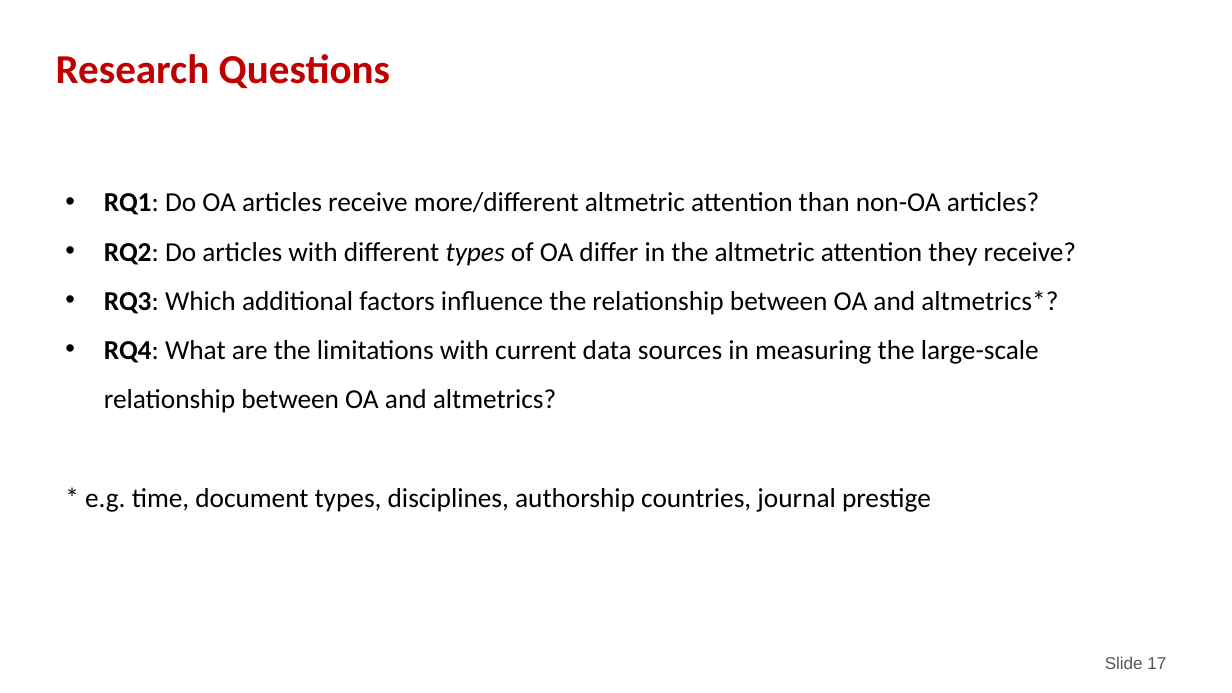
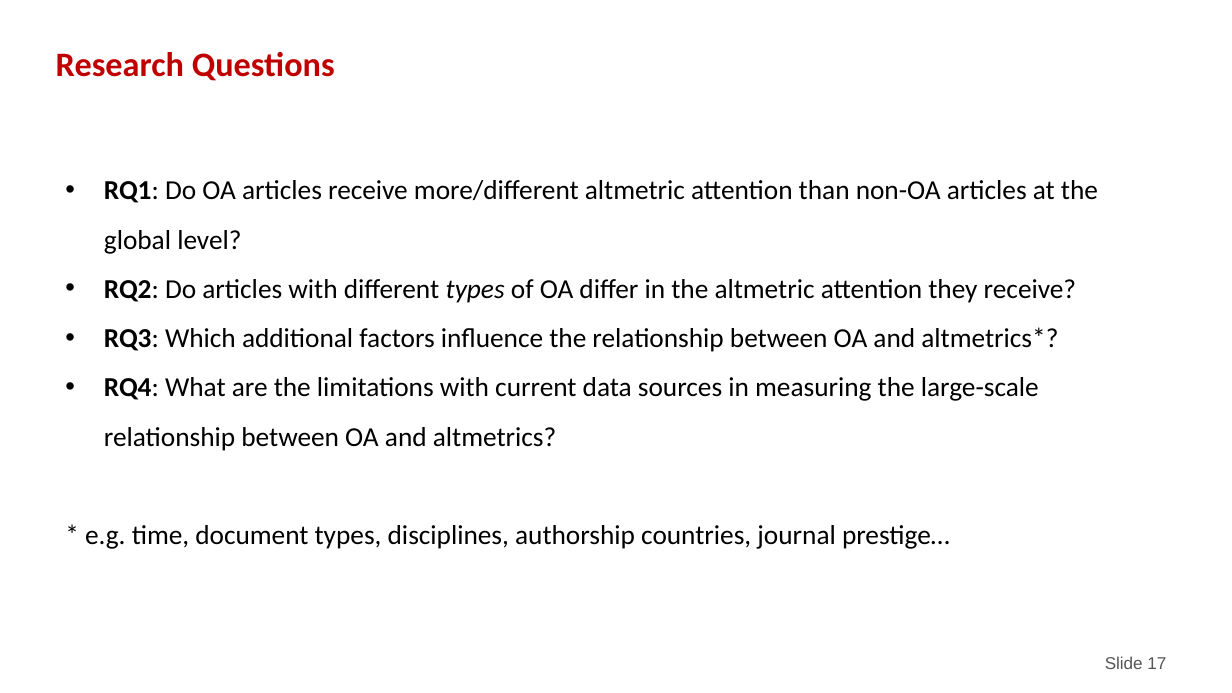
Before and after one commit to nicholasmfraser/oa_altmetrics_cwts, a slide deck: slide 17 of outputs/presentations/CWTS Seminar.pptx. Drawn at 1232x693 pixels with LibreOffice and Linux fonts; fonts in the diff are those of the drawing; background and template pictures are left out. Boxes give left, top, right and bottom in pixels: in the first picture for what was removed or moved away, otherwise in the second. Text is boxed around its words. In the diff, an @@ line names an element or a change of style, - is before the commit and + after.

```diff
--- a/outputs/presentations/CWTS Seminar.pptx
+++ b/outputs/presentations/CWTS Seminar.pptx
@@ text "Research Questions" at [56,52,335,81]: size 24 to 20 pt @@
@@ text "RQ1: Do OA articles receive ...": place and size @@
-text "RQ1: Do OA articles receive ..." at [85,192,1076,512]
+text "RQ1: Do OA articles receive ..." at [85,180,1098,549]
@@ text at [104,180,1098,254]: text changed @@
-• RQ1: Do OA articles receive more/different altmetric attention than non-OA articles?
+• RQ1: Do OA articles receive more/different altmetric attention than non-OA articles at the global level?
@@ text at [85,525,950,549]: text changed @@
-* e.g. time, document types, disciplines, authorship countries, journal prestige
+* e.g. time, document types, disciplines, authorship countries, journal prestige…
```
Also in this commit, not shown: 27 other slides changed, 7 slides added, 6 slides removed, 1 other file.
